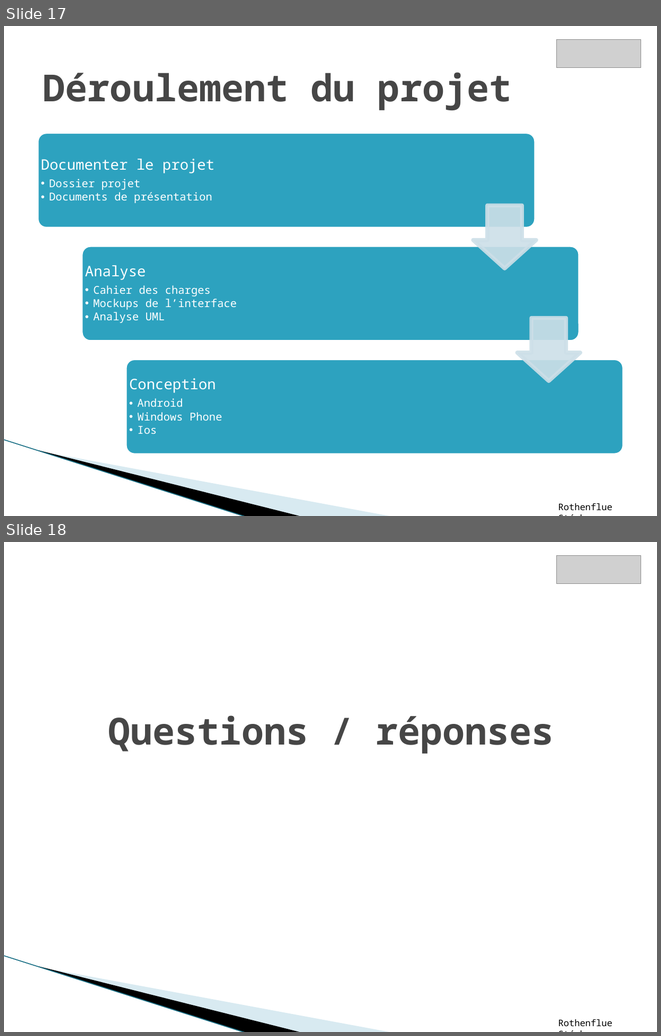
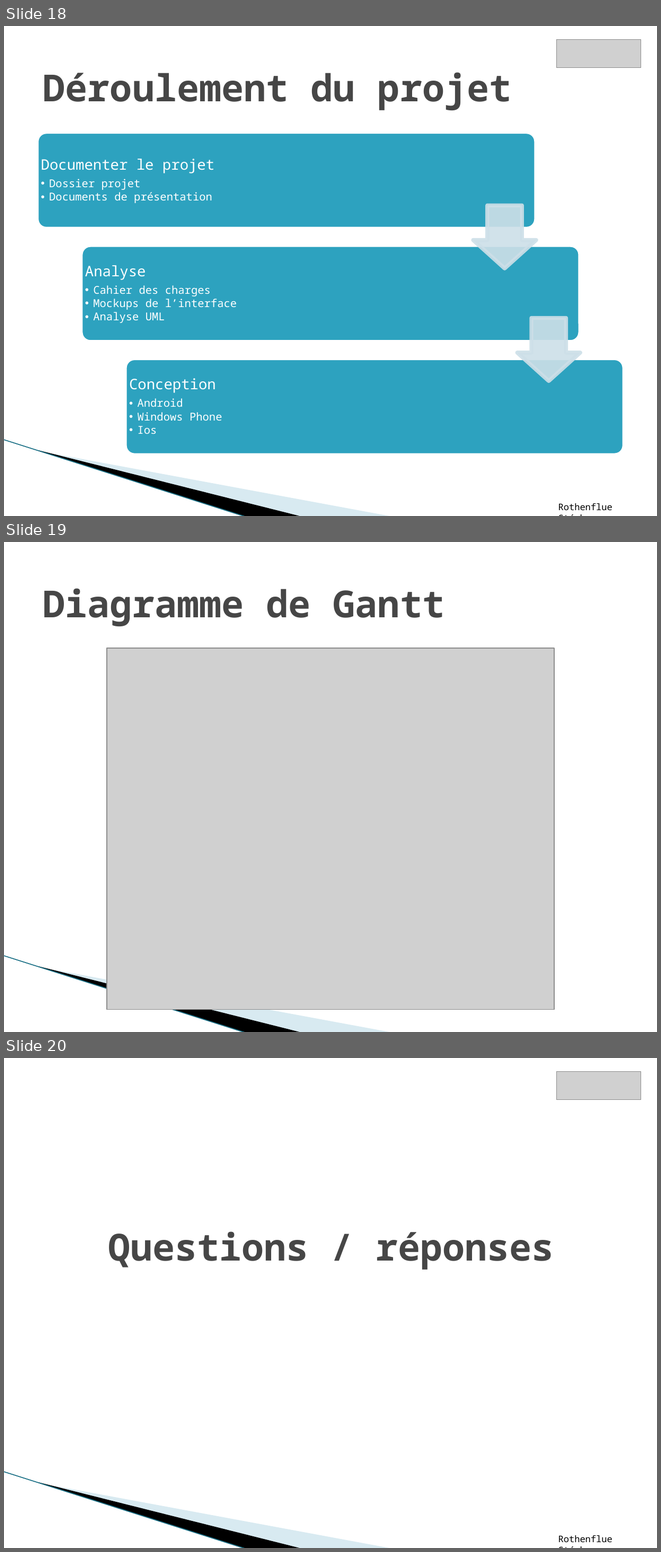
Before and after one commit to Rothen68/projet-RChrono, a slide deck: Cahier des charges + analyse/Presentation dossier projet.pptx. Shown one above the other, each under a label of ours: slides 17 and 18 before the commit, slides 18, 19 and 20 after it. The pictures are 661x1036 and 661x1552 pixels, drawn with LibreOffice and Linux fonts; fonts in the diff are those of the drawing; grey boxes stand for pictures; background and template pictures are left out. Boxes give left, top, right and bottom in pixels: in the first picture for what was removed or moved away, otherwise in the second. Text is boxed around its words. In the diff, an @@ line names an element or a change of style, - is before the commit and + after.

```diff
--- a/Cahier des charges + analyse/Presentation dossier projet.pptx
+++ b/Cahier des charges + analyse/Presentation dossier projet.pptx
@@ slide 19 added at (4,542,657,1032), background #FFFFFF; not listed: 3 template elements that a slide beside it also shows @@
@@ title added at (43,588,444,626), 41 pt, text #464646, bold @@
+Diagramme de Gantt
@@ picture added at (106,648,554,1009) @@
@@ what was slide 17 is now slide 18 @@
@@ what was slide 18 is now slide 20 @@
```
Also in this commit, not shown: 1 slide changed, 2 other slides added, 20 other files.
